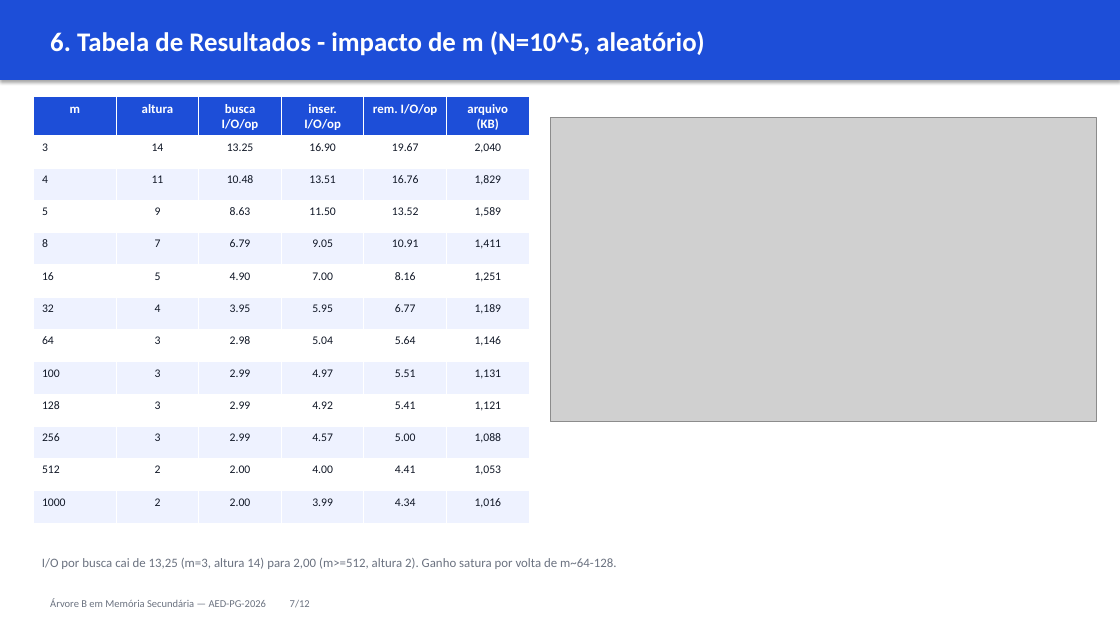
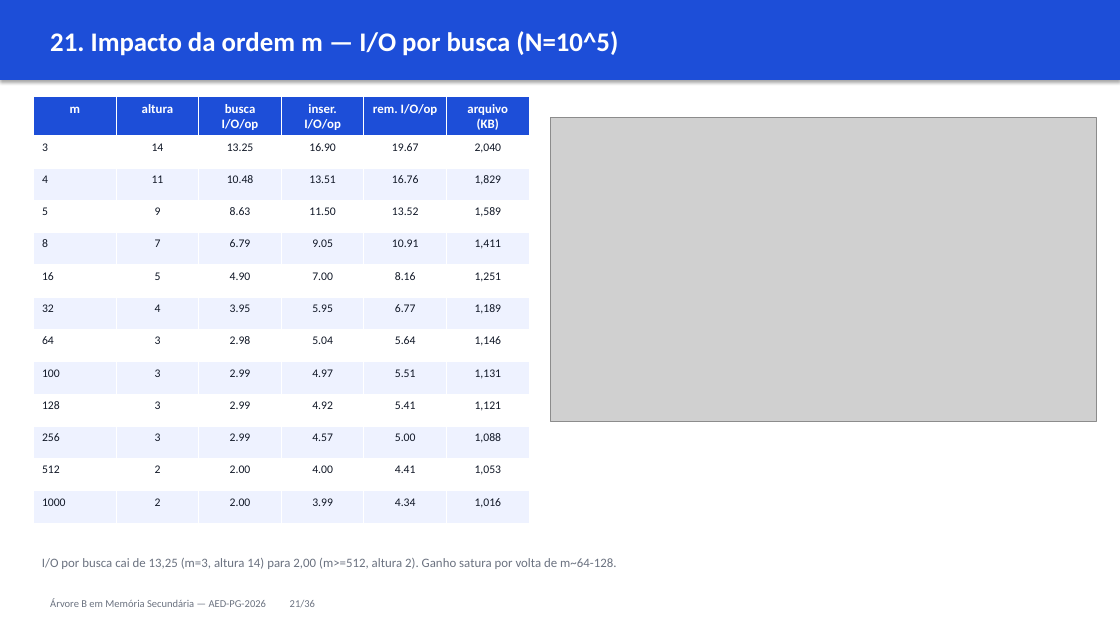
Before and after one commit to cassiotakarada/btree, a slide deck: slide 21 of apresentacao/APRESENTACAO.pptx (slide 7 before the commit). Drawn at 1120x630 pixels with LibreOffice and Linux fonts; fonts in the diff are those of the drawing; grey boxes stand for pictures. Boxes give left, top, right and bottom in pixels: in the first picture for what was removed or moved away, otherwise in the second. Text is boxed around its words. In the diff, an @@ line names an element or a change of style, - is before the commit and + after.

```diff
--- a/apresentacao/APRESENTACAO.pptx
+++ b/apresentacao/APRESENTACAO.pptx
@@ text at [50, 31, 618, 56]: text changed @@
-6. Tabela de Resultados - impacto de m (N=10^5, aleatório)
+21. Impacto da ordem m — I/O por busca (N=10^5)
@@ text at [50, 599, 315, 608]: text changed @@
-Árvore B em Memória Secundária — AED-PG-2026 7/12
+Árvore B em Memória Secundária — AED-PG-2026 21/36
```
Also in this commit, not shown: 10 other slides changed, 24 slides added, 25 other files.
